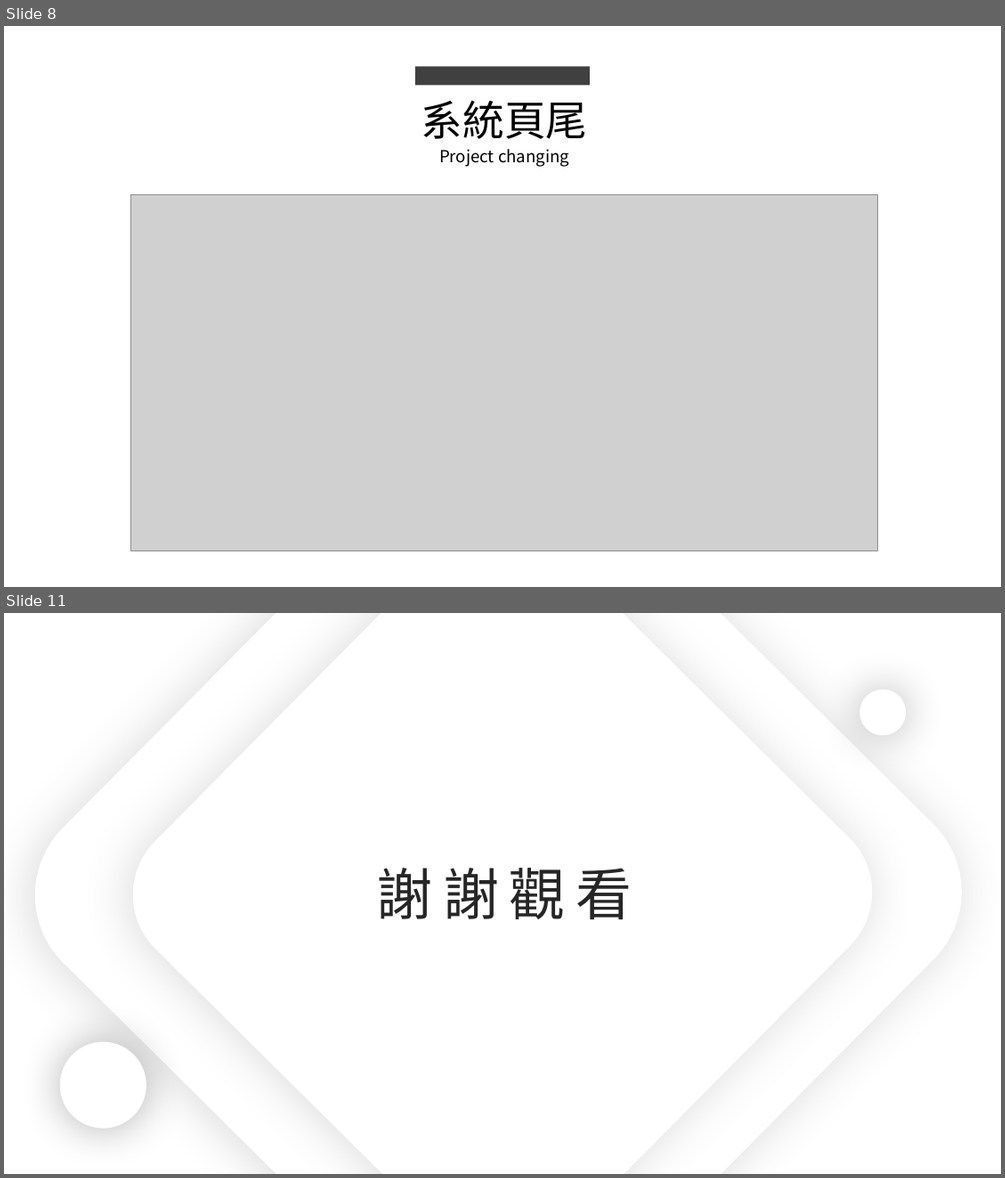
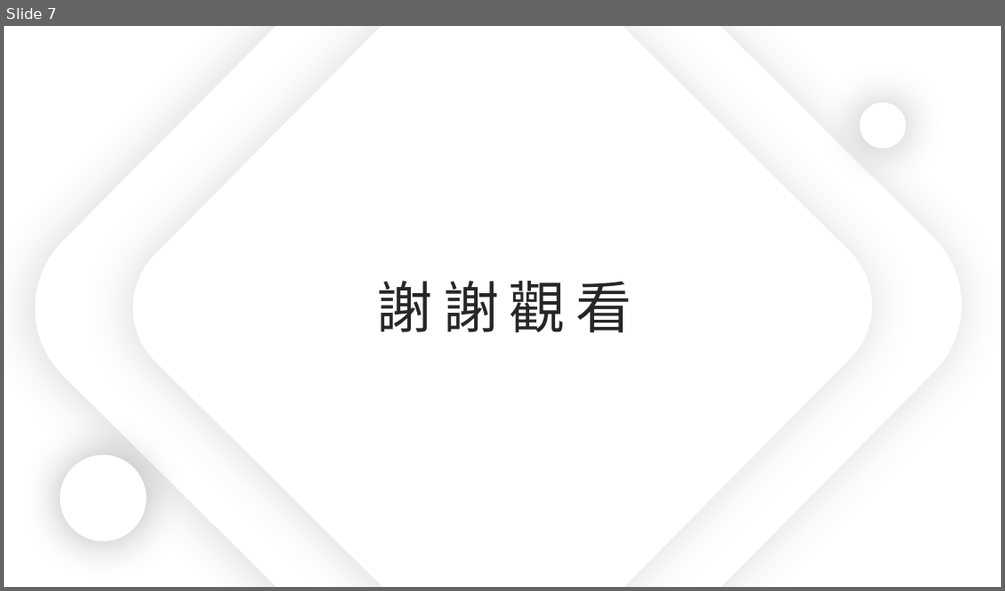
Before and after one commit to king637324/KnowledgeGreenhouseSystem, a slide deck: 工作日報_葉柏漢/2021.07.13工作日報_葉柏漢.pptx. Shown one above the other, each under a label of ours: slides 8 and 11 before the commit, slide 7 after it; the slides between them are not shown. The pictures are 1005x1178 and 1005x591 pixels, drawn with LibreOffice and Linux fonts; fonts in the diff are those of the drawing; grey boxes stand for pictures. Boxes give left, top, right and bottom in pixels: in the first picture for what was removed or moved away, otherwise in the second. Text is boxed around its words. In the diff, an @@ line names an element or a change of style, - is before the commit and + after.

```diff
--- a/工作日報_葉柏漢/2021.07.13工作日報_葉柏漢.pptx
+++ b/工作日報_葉柏漢/2021.07.13工作日報_葉柏漢.pptx
@@ slide 8 removed at (x1=4, y1=26, x2=1001, y2=587), background #FFFFFF @@
@@ rectangle removed at (x1=415, y1=66, x2=590, y2=85) @@
@@ text removed at (x1=421, y1=100, x2=588, y2=139) @@
-系統頁尾
@@ text removed at (x1=439, y1=149, x2=569, y2=167) @@
-Project changing
@@ picture removed at (x1=131, y1=195, x2=878, y2=551) @@
@@ what was slide 11 is now slide 7 @@
```
Also in this commit, not shown: 4 slides changed, 2 slides added, 5 other slides removed, 6 other files.
